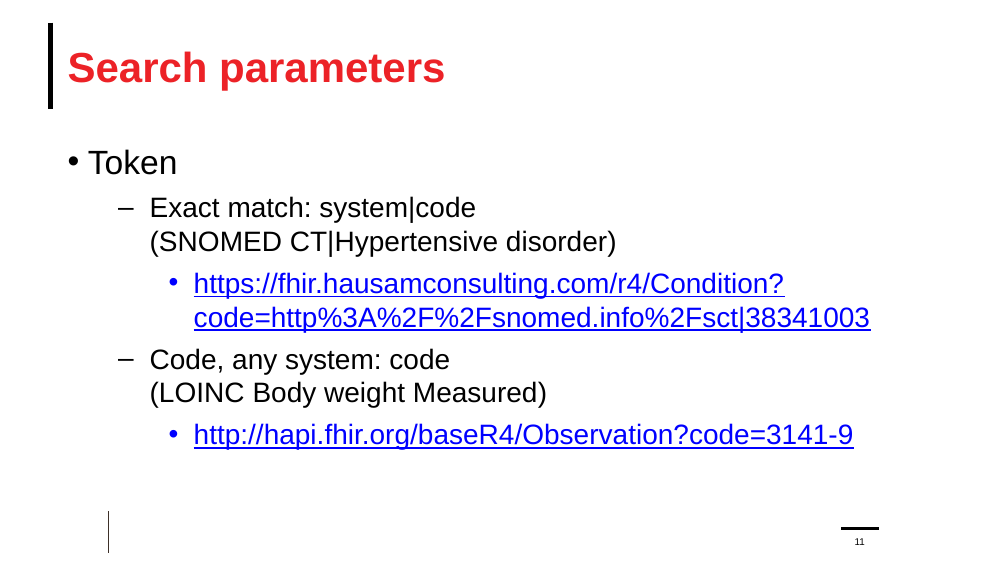
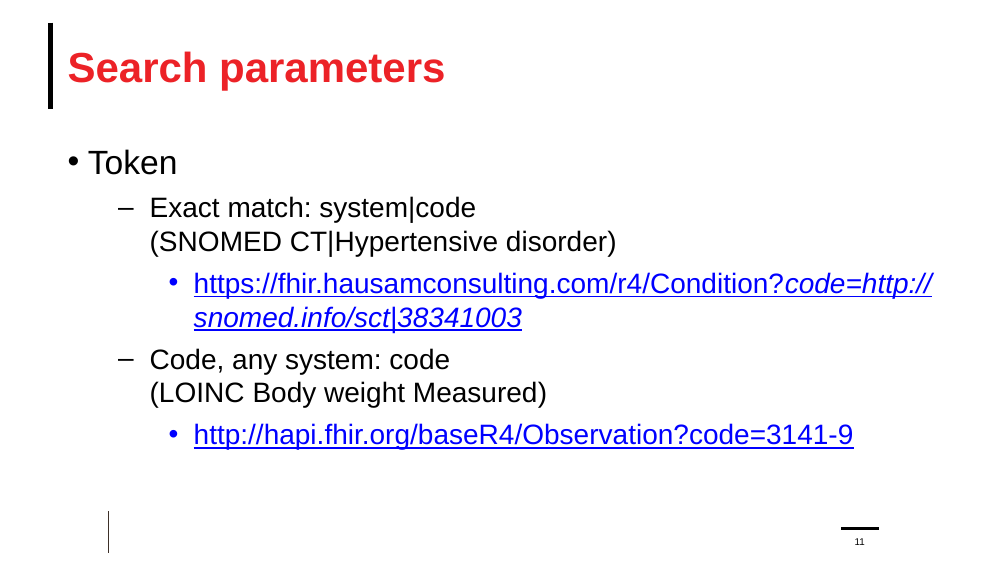
Before and after one commit to FHIR/documents, a slide deck: slide 11 of presentations/2024-04 Webinars/FHIR-Terminology-Part-2-2024-04-24.pptx. Drawn at 1008x567 pixels with LibreOffice and Linux fonts; fonts in the diff are those of the drawing; background and template pictures are left out. Boxes give left, top, right and bottom in pixels: in the first picture for what was removed or moved away, otherwise in the second. Text is boxed around its words. In the diff, an @@ line names an element or a change of style, - is before the commit and + after.

```diff
--- a/presentations/2024-04 Webinars/FHIR-Terminology-Part-2-2024-04-24.pptx
+++ b/presentations/2024-04 Webinars/FHIR-Terminology-Part-2-2024-04-24.pptx
@@ text at (194,272,932,332): text changed @@
-    • https://fhir.hausamconsulting.com/r4/Condition?code=http%3A%2F%2Fsnomed.info%2Fsct|38341003
+    • https://fhir.hausamconsulting.com/r4/Condition?code=http://snomed.info/sct|38341003
```
Also in this commit, not shown: 19 other slides changed.
